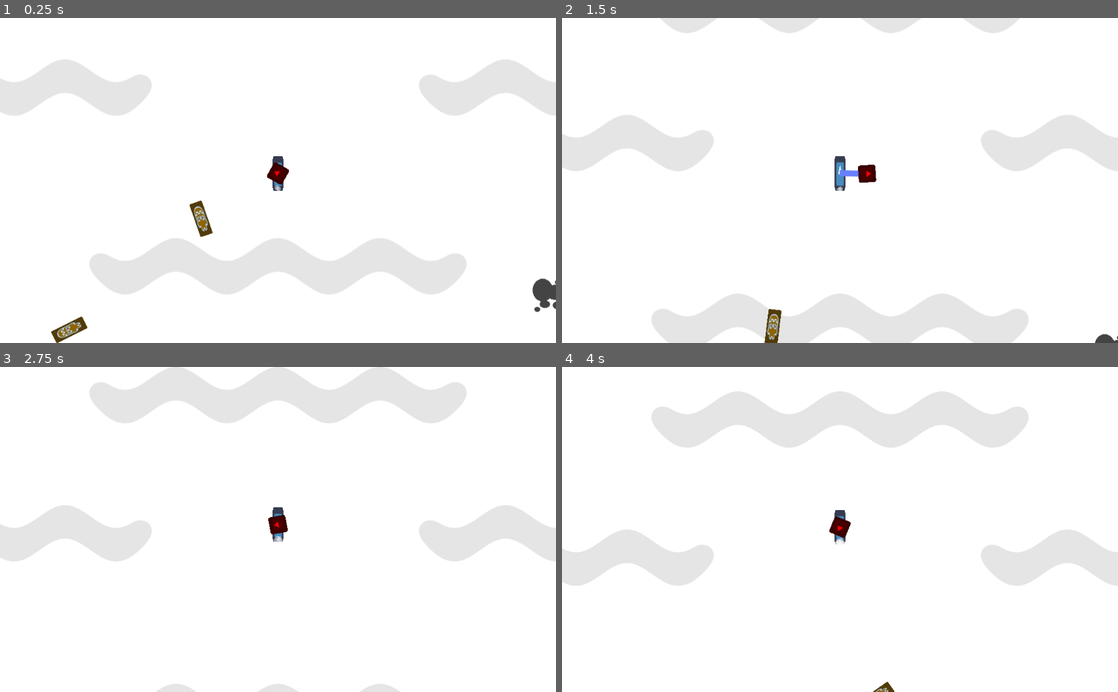
Above: before the commit, frames 1-4 (two rows, left to right).
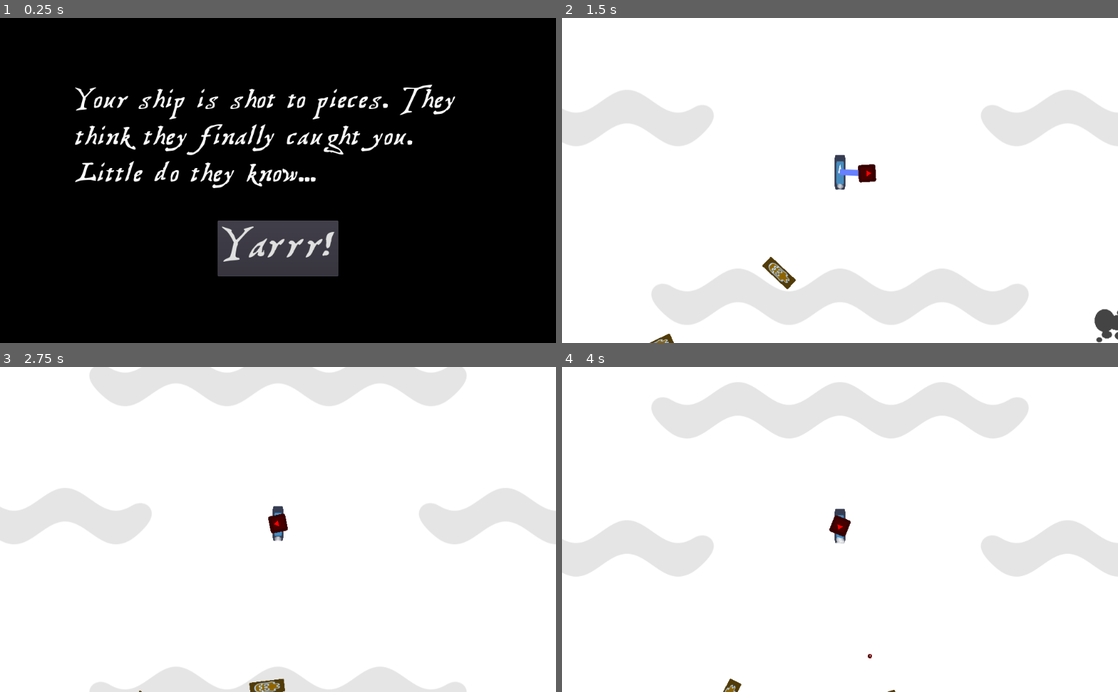
Above: after the commit, the same moments.

Repository: HedgeLizards/grappling
Game: Godot game, scene res://scenes/Menu.tscn
The game is run twice, just before and just after one commit, with the same random seed, the same clock (stepped at 60 frames per second) and the same inputs. Before the commit the project starts from res://scenes/Main.tscn. The engine's default icon, where the game draws it, is replaced by a stand-in: a white triangle on a blue panel in a dark square.
Inputs (mouse positions are in pixels of both pictures, inside the frame that each line leads up to):
- Up to frame 1 (0.25 s): no input
- Up to frame 2 (1.5 s): click (840, 248) at 0.5 s, where only the run after the commit has a clickable "Yarrr!"; move the mouse to (962, 164) at 1.27 s; tap H (hunt) at 1.35 s; click (962, 164) at 1.42 s
- Up to frame 3 (2.75 s): move the mouse to (166, 545) at 2.02 s; tap I (idle) at 2.1 s; click (166, 545) at 2.17 s
- Up to frame 4 (4 s): move the mouse to (895, 458) at 2.77 s; tap H (hunt) at 2.85 s; click (895, 458) at 2.92 s; move the mouse to (812, 594) at 3.52 s; tap I (idle) at 3.6 s; click (812, 594) at 3.67 s

The runs differ from the first frame. In frame 1, 98% of the frame differs, in the area x 0-100%, y 0-100%; in frame 2, 19%; in frame 3, 13%; in frame 4, 6.3%.

Commit message:
Add Menu scene, health and a low-pass filter

Diff:
--- /dev/null
+++ b/default_bus_layout.tres
@@ -0,0 +1,8 @@
+[gd_resource type="AudioBusLayout" load_steps=2 format=2]
+
+[sub_resource type="AudioEffectLowPassFilter" id=1]
+resource_name = "LowPassFilter"
+
+[resource]
+bus/0/effect/0/effect = SubResource( 1 )
+bus/0/effect/0/enabled = false
--- a/project.godot
+++ b/project.godot
@@ -11,7 +11,7 @@
 [application]
 
 config/name="Grapplinghook"
-run/main_scene="res://scenes/Main.tscn"
+run/main_scene="res://scenes/Menu.tscn"
 
 [debug]
 
@@ -84,3 +84,4 @@
 quality/intended_usage/framebuffer_allocation=1
 vram_compression/import_etc=true
 vram_compression/import_etc2=false
+environment/default_clear_color=Color( 0, 0, 0, 1 )
--- a/scenes/Main.tscn
+++ b/scenes/Main.tscn
@@ -45,11 +45,11 @@
 position = Vector2( -403, 272 )
 rotation = 1.18333
 
-[node name="MusicMain" type="AudioStreamPlayer2D" parent="."]
+[node name="MusicMain" type="AudioStreamPlayer" parent="."]
 stream = ExtResource( 7 )
 autoplay = true
 
-[node name="AmbientAtmosphere" type="AudioStreamPlayer2D" parent="."]
+[node name="AmbientAtmosphere" type="AudioStreamPlayer" parent="."]
 stream = ExtResource( 4 )
 volume_db = -10.0
 autoplay = true
--- /dev/null
+++ b/scenes/Menu.tscn
@@ -0,0 +1,45 @@
+[gd_scene load_steps=5 format=2]
+
+[ext_resource path="res://assets/TreasureMapDeadhand-yLA3.ttf" type="DynamicFontData" id=1]
+[ext_resource path="res://scripts/Menu.gd" type="Script" id=2]
+
+[sub_resource type="DynamicFont" id=2]
+size = 64
+font_data = ExtResource( 1 )
+
+[sub_resource type="DynamicFont" id=1]
+size = 96
+font_data = ExtResource( 1 )
+
+[node name="Menu" type="VBoxContainer"]
+anchor_left = 0.5
+anchor_top = 0.5
+anchor_right = 0.5
+anchor_bottom = 0.5
+margin_left = -375.0
+margin_top = -177.0
+margin_right = 375.0
+margin_bottom = 177.0
+grow_horizontal = 2
+grow_vertical = 2
+custom_constants/separation = 50
+script = ExtResource( 2 )
+
+[node name="Label" type="Label" parent="."]
+margin_right = 750.0
+margin_bottom = 201.0
+custom_fonts/font = SubResource( 2 )
+text = "Your ship is shot to pieces. They think they finally caught you. Little do they know..."
+autowrap = true
+
+[node name="Button" type="Button" parent="."]
+margin_left = 264.0
+margin_top = 251.0
+margin_right = 486.0
+margin_bottom = 354.0
+mouse_default_cursor_shape = 2
+size_flags_horizontal = 4
+custom_fonts/font = SubResource( 1 )
+text = "Yarrr!"
+
+[connection signal="pressed" from="Button" to="." method="_on_Button_pressed"]
--- a/scripts/Bullet.gd
+++ b/scripts/Bullet.gd
@@ -1,8 +1,11 @@
 extends Area2D
+
+const DAMAGE = 6
 
 export var speed = 400
 export var distance = 1600
 
+onready var player = get_parent().get_node("Player")
 
 func _physics_process(delta):
 	move_local_y(-speed * delta)
@@ -13,5 +16,6 @@
 
 
 func _on_Bullet_body_entered(body):
-	get_parent().get_node("Player").detach(self)
+	player.health -= DAMAGE
+	player.detach(self)
 	queue_free()
--- /dev/null
+++ b/scripts/Menu.gd
@@ -0,0 +1,4 @@
+extends VBoxContainer
+
+func _on_Button_pressed():
+	get_tree().change_scene_to(preload("res://scenes/Main.tscn"))
--- a/scripts/Player.gd
+++ b/scripts/Player.gd
@@ -1,5 +1,6 @@
 extends KinematicBody2D
 
+const MAX_HEALTH = 25
 const MAX_SPEED = 500
 const ACCELERATION = 30
 const DAMPING = 20
@@ -11,13 +12,16 @@
 var angle
 var target
 
+onready var health = MAX_HEALTH setget set_health
 onready var hook = get_parent().get_node("Hook")
 onready var hook_sprite = hook.get_node("Sprite")
+onready var low_pass_filter = AudioServer.get_bus_effect(0, 0)
 
 func _unhandled_input(event):
 	if event is InputEventMouseButton and event.button_index == BUTTON_LEFT:
 		if event.pressed:
 			hook.reset()
+
 			var global_mouse_position = get_global_mouse_position()
 
 			hook_sprite.rotation = position.angle_to_point(global_mouse_position) - 0.5 * PI
@@ -49,9 +53,24 @@
 	if hook.direction == null and !hook.retracting:
 		hook_sprite.rotation = position.angle_to_point(get_global_mouse_position()) - 0.5 * PI
 
+	if health > 0:
+		self.health = min(self.health + delta, MAX_HEALTH)
+
 func detach(body):
 	if !hook.bodies.empty() && hook.bodies[-1] == body:
 		hook.clear_bodies()
 		hook.retracting = true
 
 		target = null
+
+func set_health(new_value):
+	if new_value > 0:
+		low_pass_filter.cutoff_hz = (new_value / MAX_HEALTH) * 4000
+
+		AudioServer.set_bus_effect_enabled(0, 0, new_value < MAX_HEALTH / 2.0)
+	elif health > 0:
+		AudioServer.set_bus_effect_enabled(0, 0, false)
+
+		get_tree().change_scene_to(load("res://scenes/Menu.tscn"))
+
+	health = new_value
Binary file added: assets/TreasureMapDeadhand-yLA3.ttf
